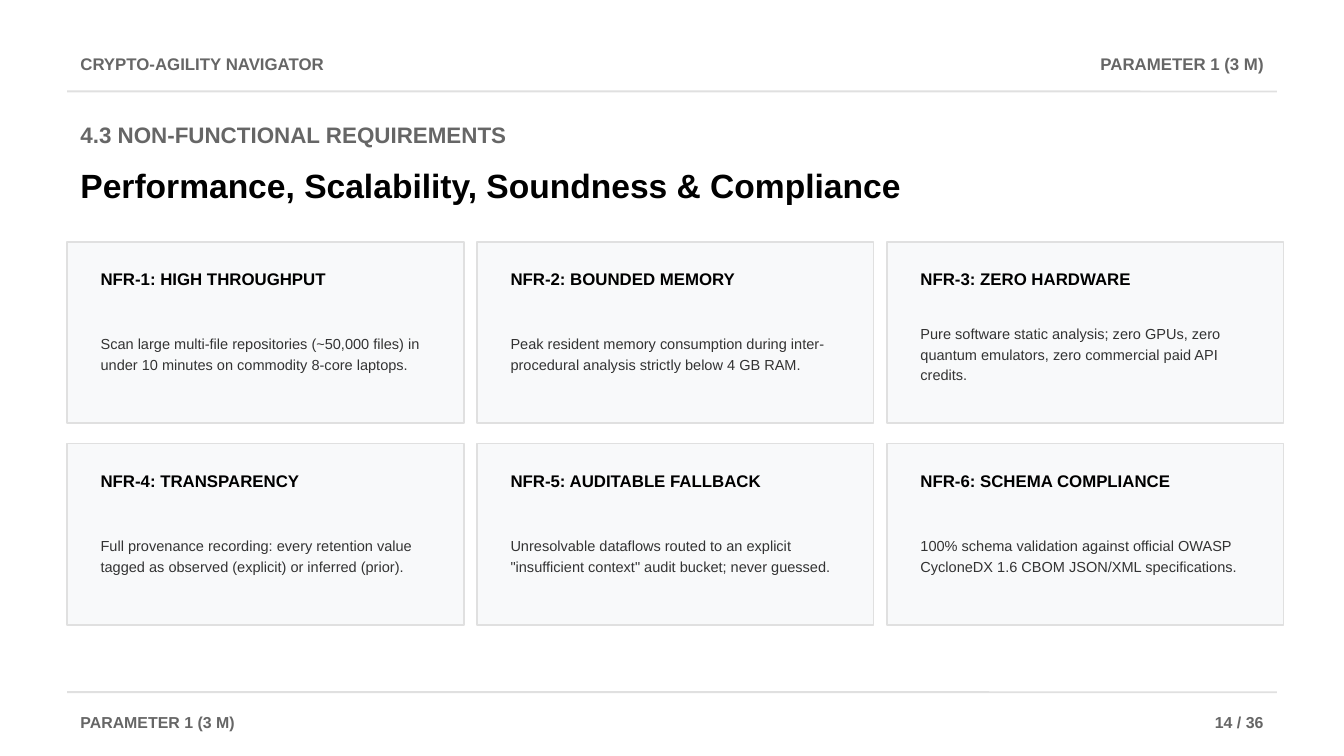
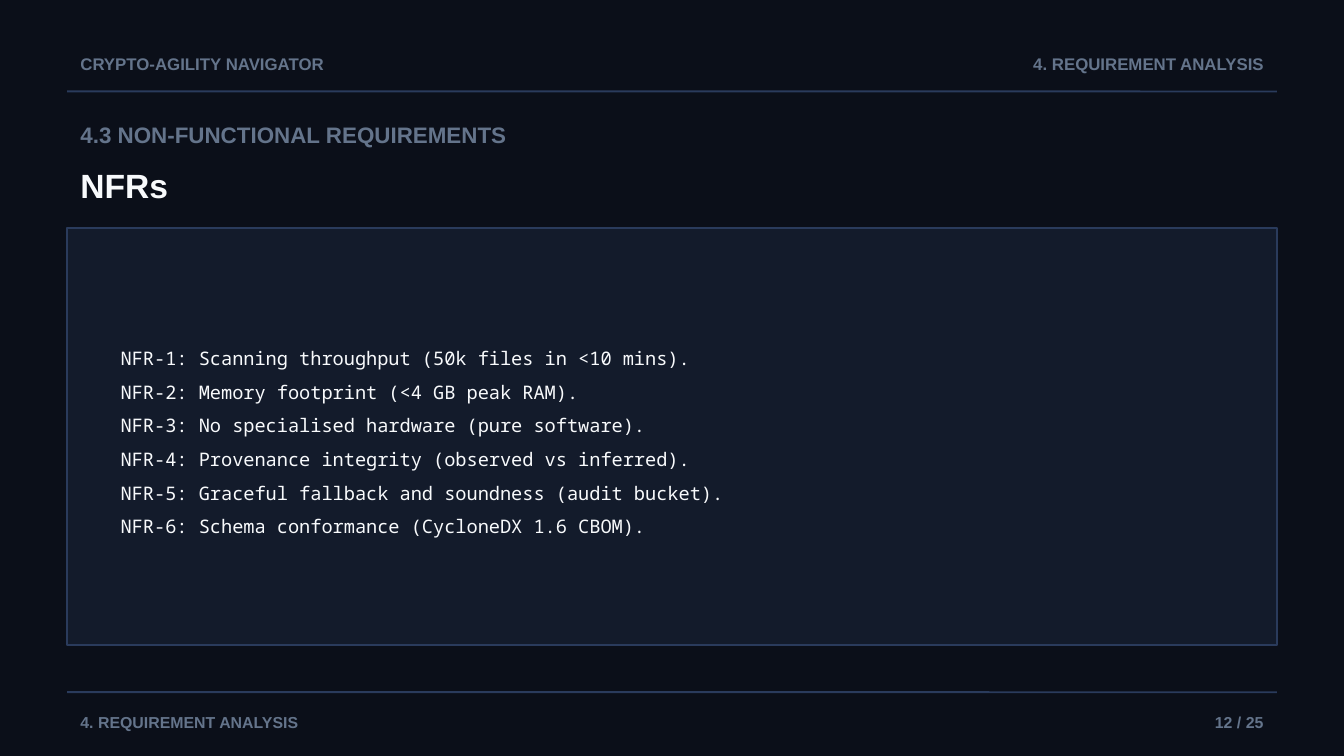
Before and after one commit to AviDhandhania/IDP-Project, a slide deck: slide 12 of docs/presentations/Crypto-Agility_Navigator_Review2.pptx (slide 14 before the commit). Drawn at 1344x756 pixels with LibreOffice and Linux fonts; fonts in the diff are those of the drawing. Boxes give left, top, right and bottom in pixels: in the first picture for what was removed or moved away, otherwise in the second. Text is boxed around its words. In the diff, an @@ line names an element or a change of style, - is before the commit and + after.

Commit message:
feat: regenerate PPTX from scratch strictly based on exact Markdown content

```diff
--- a/docs/presentations/Crypto-Agility_Navigator_Review2.pptx
+++ b/docs/presentations/Crypto-Agility_Navigator_Review2.pptx
@@ background #FFFFFF to #0B0F19 @@
@@ text "CRYPTO-AGILITY NAVIGATOR" at (80, 58, 324, 70): text colour #666666 to #64748B @@
@@ text at (1033, 58, 1263, 73): text changed; text colour #666666 to #64748B @@
-PARAMETER 1 (3 M)
+4. REQUIREMENT ANALYSIS
@@ text "4.3 NON-FUNCTIONAL REQUIREMENTS" at (80, 127, 506, 148): text colour #666666 to #64748B @@
@@ line (67, 91) - (1277, 91): stroke #E0E0E0 1 pt to #2A3B5C 1 pt @@
@@ text at (80, 175, 168, 199): text changed; text colour #000000 to #F8FAFC @@
-Performance, Scalability, Soundness & Compliance
+NFRs
@@ rectangle added at (67, 228, 1277, 645), fill #131B2B, outline #2A3B5C 1 pt @@
@@ rectangle removed at (67, 242, 464, 423) @@
@@ rectangle removed at (477, 242, 874, 423) @@
@@ rectangle removed at (887, 242, 1284, 423) @@
@@ text removed at (101, 273, 326, 285) @@
-NFR-1: HIGH THROUGHPUT
@@ text removed at (511, 273, 735, 285) @@
-NFR-2: BOUNDED MEMORY
@@ text removed at (920, 273, 1130, 285) @@
-NFR-3: ZERO HARDWARE
@@ text removed at (920, 328, 1220, 380) @@
-Pure software static analysis; zero GPUs, zero quantum emulators, zero commercial paid API credits.
@@ text removed at (101, 338, 419, 373) @@
-Scan large multi-file repositories (~50,000 files) in under 10 minutes on commodity 8-core laptops.
@@ text added at (121, 350, 723, 538), 10 pt, text #F8FAFC @@
+NFR-1: Scanning throughput (50k files in <10 mins).
+NFR-2: Memory footprint (<4 GB peak RAM).
+NFR-3: No specialised hardware (pure software).
+NFR-4: Provenance integrity (observed vs inferred).
+NFR-5: Graceful fallback and soundness (audit bucket).
+NFR-6: Schema conformance (CycloneDX 1.6 CBOM).
@@ text removed at (511, 338, 824, 373) @@
-Peak resident memory consumption during inter-procedural analysis strictly below 4 GB RAM.
@@ rectangle removed at (67, 444, 464, 625) @@
@@ rectangle removed at (477, 444, 874, 625) @@
@@ rectangle removed at (887, 444, 1284, 625) @@
@@ text removed at (101, 475, 299, 487) @@
-NFR-4: TRANSPARENCY
@@ text removed at (511, 475, 761, 487) @@
-NFR-5: AUDITABLE FALLBACK
@@ text removed at (920, 475, 1170, 487) @@
-NFR-6: SCHEMA COMPLIANCE
@@ text removed at (101, 540, 412, 575) @@
-Full provenance recording: every retention value tagged as observed (explicit) or inferred (prior).
@@ text removed at (511, 540, 830, 575) @@
-Unresolvable dataflows routed to an explicit "insufficient context" audit bucket; never guessed.
@@ text removed at (920, 540, 1236, 575) @@
-100% schema validation against official OWASP CycloneDX 1.6 CBOM JSON/XML specifications.
@@ line (67, 692) - (1277, 692): stroke #E0E0E0 1 pt to #2A3B5C 1 pt @@
@@ text at (80, 717, 298, 731): text changed; text colour #666666 to #64748B @@
-PARAMETER 1 (3 M)
+4. REQUIREMENT ANALYSIS
@@ text at (1215, 717, 1264, 728): text changed; text colour #666666 to #64748B @@
-14 / 36
+12 / 25
```
Also in this commit, not shown: 9 other slides changed, 15 slides added, 27 slides removed, 2 other files.
